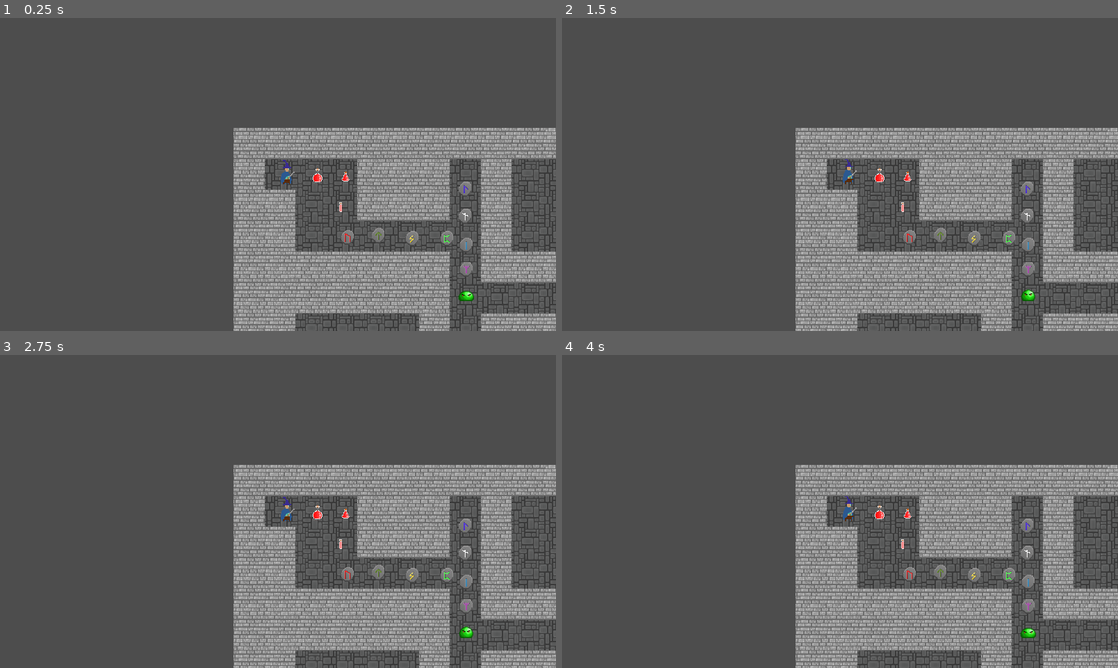
Above: before the commit, frames 1-4 (two rows, left to right).
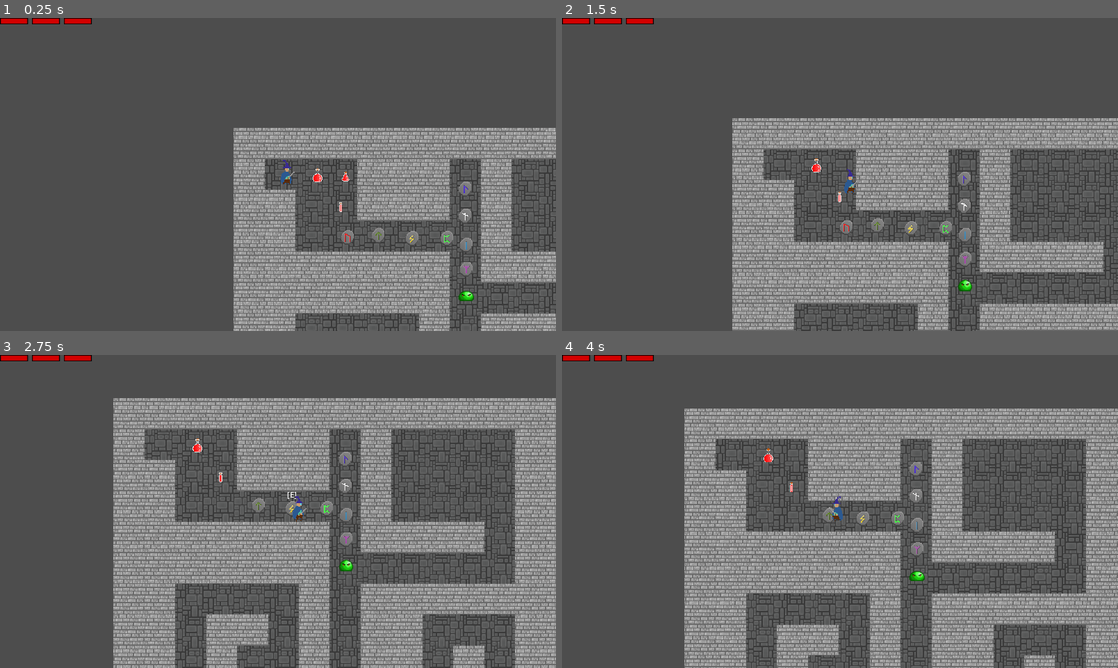
Above: after the commit, the same moments.

Repository: JCudak/ConquerDarkness
Game: Godot game, scene res://assets/scenes/main.tscn
The game is run twice, just before and just after one commit, with the same random seed, the same clock (stepped at 60 frames per second) and the same inputs.
Inputs (mouse positions are in pixels of both pictures, inside the frame that each line leads up to):
- Up to frame 1 (0.25 s): no input
- Up to frame 2 (1.5 s): tap Enter at 0.5 s; move the mouse to (962, 158) at 0.52 s; hold D (right) 0.53-1.28 s; hold E (pickup_item) 0.53-1.28 s; click (962, 158) at 0.67 s; move the mouse to (728, 190) at 1.27 s; hold S (down) from 1.28 s (still down); tap E (pickup_item) at 1.35 s
- Up to frame 3 (2.75 s): move the mouse to (333, 442) at 2.02 s; release S (down) at 2.03 s; hold D (right) from 2.03 s (still down); hold E (pickup_item) from 2.03 s (still down)
- Up to frame 4 (4 s): move the mouse to (812, 574) at 2.77 s; release D (right) at 2.78 s; release E (pickup_item) at 2.78 s; hold W (up) 2.78-3.53 s; tap E (pickup_item) at 2.85 s; click (812, 574) at 2.92 s; move the mouse to (1006, 558) at 3.52 s; hold A (left) from 3.53 s (still down); hold E (pickup_item) from 3.53 s (still down)

The runs differ from the first frame. In frame 1, 0.3% of the frame differs, in the area x 0-17%, y 0-2%; in frame 2, 34%; in frame 3, 48%, in the area x 0-100%, y 0-100%; in frame 4, 45%.
Error before the commit: Parse Error: Identifier "healthChanged" not declared in the current scope. (res://scripts/player.gd:42)

Commit message:
[18] Slime is dealing dmg to player
Added new collision area for player (hurtBox) and for slime (hitBox) and connected them to make player lose health when colliding with slime

Diff:
--- a/assets/scenes/enemies/slime.tscn
+++ b/assets/scenes/enemies/slime.tscn
@@ -192,6 +192,10 @@
 
 [sub_resource type="CircleShape2D" id="CircleShape2D_rglos"]
 radius = 33.7731
+
+[sub_resource type="CapsuleShape2D" id="CapsuleShape2D_wl7y5"]
+radius = 6.25
+height = 20.0
 
 [node name="Slime" type="CharacterBody2D"]
 z_index = 10
@@ -209,12 +213,14 @@
 autoplay = "default"
 
 [node name="CollisionShape2D" type="CollisionShape2D" parent="."]
+visible = false
 position = Vector2(0, -6.25)
 rotation = 1.5708
 shape = SubResource("CapsuleShape2D_3x0fo")
 debug_color = Color(0.752833, 0.457654, 1.92523e-07, 0.42)
 
 [node name="DetectionArea" type="Area2D" parent="."]
+visible = false
 collision_layer = 2
 
 [node name="CollisionShape2D" type="CollisionShape2D" parent="DetectionArea"]
@@ -223,6 +229,7 @@
 debug_color = Color(0.29769, 0.617775, 0.340922, 0.42)
 
 [node name="AttackArea" type="Area2D" parent="."]
+visible = false
 collision_layer = 2
 
 [node name="CollisionShape2D" type="CollisionShape2D" parent="AttackArea"]
@@ -230,6 +237,13 @@
 shape = SubResource("CircleShape2D_rglos")
 debug_color = Color(0.949357, 0.164145, 0.39779, 0.42)
 
+[node name="hitBox" type="Area2D" parent="."]
+
+[node name="CollisionShape2D" type="CollisionShape2D" parent="hitBox"]
+position = Vector2(-1.69407e-21, -6.25)
+rotation = 1.5708
+shape = SubResource("CapsuleShape2D_wl7y5")
+
 [connection signal="body_entered" from="DetectionArea" to="." method="_on_detection_area_body_entered"]
 [connection signal="body_exited" from="DetectionArea" to="." method="_on_detection_area_body_exited"]
 [connection signal="body_entered" from="AttackArea" to="." method="_on_attack_area_body_entered"]
--- a/assets/scenes/player/player.tscn
+++ b/assets/scenes/player/player.tscn
@@ -113,6 +113,10 @@
 radius = 6.66668
 height = 23.9216
 
+[sub_resource type="CapsuleShape2D" id="CapsuleShape2D_ypxcp"]
+radius = 6.66667
+height = 24.4445
+
 [node name="Player" type="CharacterBody2D"]
 texture_filter = 1
 position = Vector2(54, 44)
@@ -131,3 +135,12 @@
 [node name="CollisionShape2D" type="CollisionShape2D" parent="."]
 position = Vector2(1.94476e-06, 4.44445)
 shape = SubResource("CapsuleShape2D_1051l")
+
+[node name="hurtBox" type="Area2D" parent="."]
+collision_mask = 3
+
+[node name="CollisionShape2D" type="CollisionShape2D" parent="hurtBox"]
+position = Vector2(0, 4.44444)
+shape = SubResource("CapsuleShape2D_ypxcp")
+
+[connection signal="area_entered" from="hurtBox" to="." method="_on_hurt_box_area_entered"]
--- a/scripts/player.gd
+++ b/scripts/player.gd
@@ -1,6 +1,8 @@
 extends CharacterBody2D
 
 class_name Player
+
+signal healthChanged
 
 const SPEED_REDUCTION = 12
 @export var speed = 100.0
@@ -33,7 +35,8 @@
 
 	animated_sprite_2d.flip_h = velocity.x < 0
 
-func _hit_box_area_entered(area):
+
+func _on_hurt_box_area_entered(area):
 	if area.name =="hitBox":
 		currentHealth -= 1
 		if currentHealth < 0:
Not shown: 1 places in assets/scenes/enemies/slime.tscn that only renumber resources
Not shown: 1 places in assets/scenes/main.tscn that only renumber resources
Not shown: 1 places in assets/scenes/player/player.tscn that only renumber resources
